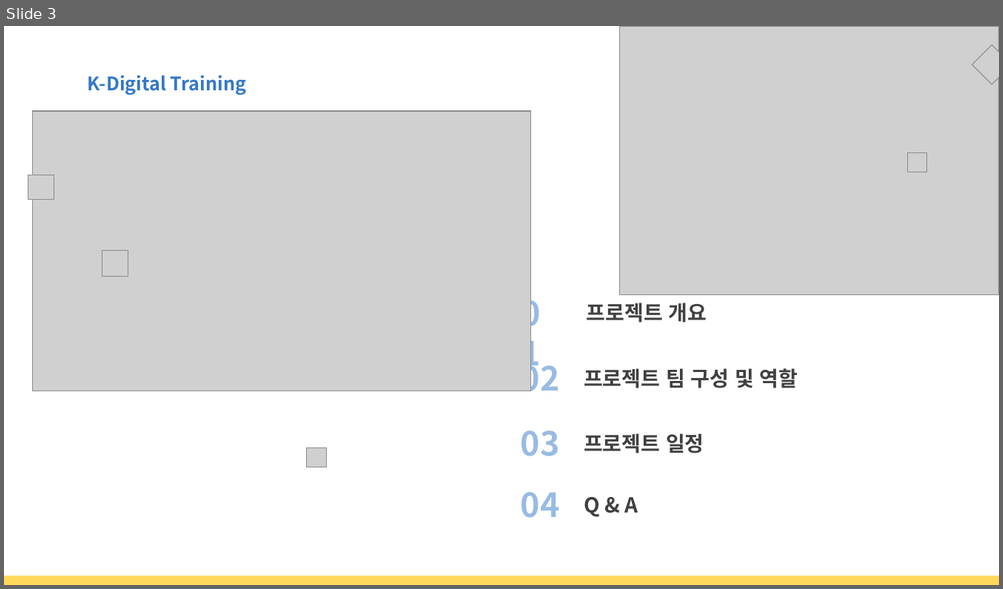
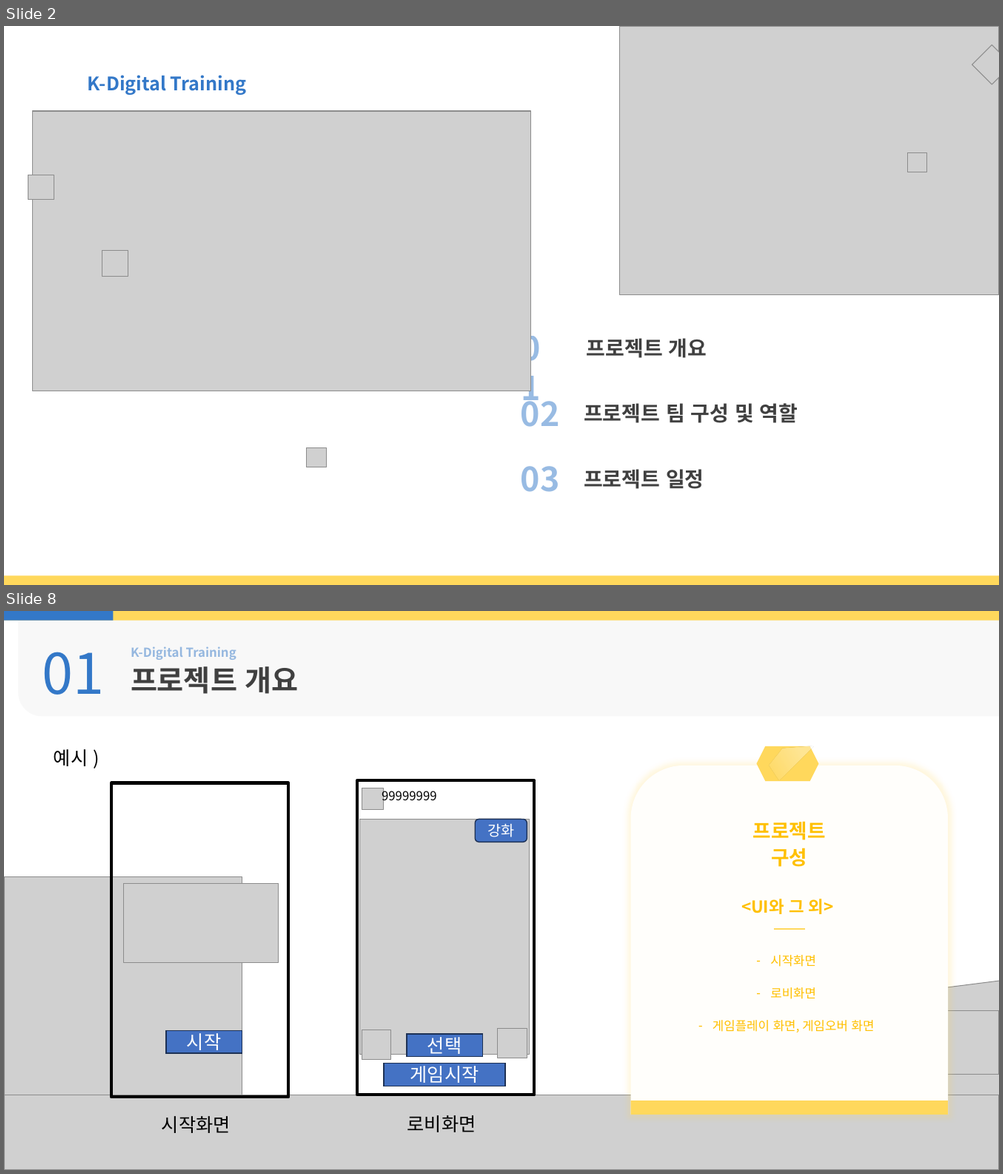
Before and after one commit to seojin0806/html_teamproject, a slide deck: 문서/제안서발표자료(수정중).pptx. Shown one above the other, each under a label of ours: slide 3 before the commit, slides 2 and 8 after it; the slides between them are not shown. The pictures are 1003x589 and 1003x1174 pixels, drawn with LibreOffice and Linux fonts; fonts in the diff are those of the drawing; grey boxes stand for pictures; background and template pictures are left out. Boxes give left, top, right and bottom in pixels: in the first picture for what was removed or moved away, otherwise in the second. Text is boxed around its words. In the diff, an @@ line names an element or a change of style, - is before the commit and + after.

```diff
--- a/문서/제안서발표자료(수정중).pptx
+++ b/문서/제안서발표자료(수정중).pptx
@@ slide 8 added at (x1=4, y1=611, x2=999, y2=1170), background picture (left out) @@
@@ rectangle added at (x1=4, y1=611, x2=999, y2=620), fill #FFD85C @@
@@ rectangle added at (x1=4, y1=611, x2=113, y2=620), fill #3378C8 @@
@@ round rect added at (x1=18, y1=617, x2=999, y2=717), fill #F2F2F2 at 50% opacity @@
@@ text added at (x1=42, y1=652, x2=104, y2=695), 54 pt, text #3378C8 @@
+01
@@ text added at (x1=131, y1=647, x2=236, y2=660), 12 pt, text #3378C8 at 50% opacity, bold @@
+K-Digital Training
@@ text added at (x1=131, y1=667, x2=299, y2=694), 28 pt, text #404040, bold @@
+프로젝트 개요
@@ text added at (x1=54, y1=749, x2=88, y2=766), 18 pt, text #000000 @@
+예시 )
@@ rectangle added at (x1=111, y1=783, x2=288, y2=1098), outline #000000 3 pt @@
@@ rectangle added at (x1=357, y1=780, x2=534, y2=1095), outline #000000 3 pt @@
@@ picture added at (x1=361, y1=788, x2=383, y2=809) @@
@@ text added at (x1=381, y1=788, x2=437, y2=804), 12 pt, text #000000 @@
+99999999
@@ picture added at (x1=360, y1=819, x2=529, y2=1054) @@
@@ rounded rectangle added at (x1=475, y1=819, x2=527, y2=843), fill #4472C4, outline #1E3256 1 pt, 14 pt, text #FFFFFF @@
+강화
@@ picture added at (x1=4, y1=877, x2=242, y2=1110) @@
@@ picture added at (x1=123, y1=883, x2=278, y2=963) @@
@@ group added at (x1=631, y1=742, x2=948, y2=1116): 3 texts, 1 round same rect, 1 rectangle, 1 hexagon, 1 freeform shape, 1 line @@
+2
+프로젝트
+구성
+<UI와 그 외>
+– 시작화면
+– 로비화면
+– 게임플레이 화면, 게임오버 화면
@@ picture added at (x1=700, y1=981, x2=999, y2=1170) @@
@@ picture added at (x1=4, y1=1030, x2=122, y2=1169) @@
@@ rectangle added at (x1=166, y1=1031, x2=242, y2=1054), fill #4472C4, outline #1E3256 1 pt, 18 pt, text #FFFFFF @@
+시작
@@ picture added at (x1=361, y1=1031, x2=390, y2=1059) @@
@@ picture added at (x1=497, y1=1029, x2=526, y2=1058) @@
@@ picture added at (x1=903, y1=1011, x2=999, y2=1074) @@
@@ rectangle added at (x1=407, y1=1034, x2=483, y2=1057), fill #4472C4, outline #1E3256 1 pt, 18 pt, text #FFFFFF @@
+선택
@@ rectangle added at (x1=384, y1=1064, x2=506, y2=1087), fill #4472C4, outline #1E3256 1 pt, 18 pt, text #FFFFFF @@
+게임시작
@@ picture added at (x1=4, y1=1095, x2=999, y2=1170) @@
@@ text added at (x1=162, y1=1116, x2=230, y2=1133), 18 pt, text #000000 @@
+시작화면
@@ text added at (x1=407, y1=1116, x2=476, y2=1133), 18 pt, text #000000 @@
+로비화면
@@ what was slide 3 is now slide 2 @@
@@ slide 2 changed as well @@
@@ 4 texts moved together from (x1=514, y1=289, x2=798, y2=392) to (x1=514, y1=324, x2=798, y2=427) @@
@@ text "03" moved from (x1=521, y1=431, x2=560, y2=457) to (x1=521, y1=466, x2=560, y2=492) @@
@@ text "프로젝트 일정" moved from (x1=583, y1=434, x2=704, y2=454) to (x1=583, y1=469, x2=704, y2=489) @@
@@ text removed at (x1=521, y1=492, x2=560, y2=518) @@
-04
@@ text removed at (x1=583, y1=497, x2=637, y2=517) @@
-Q & A
```
Also in this commit, not shown: 4 other slides changed, 5 other slides added, 8 slides removed.
